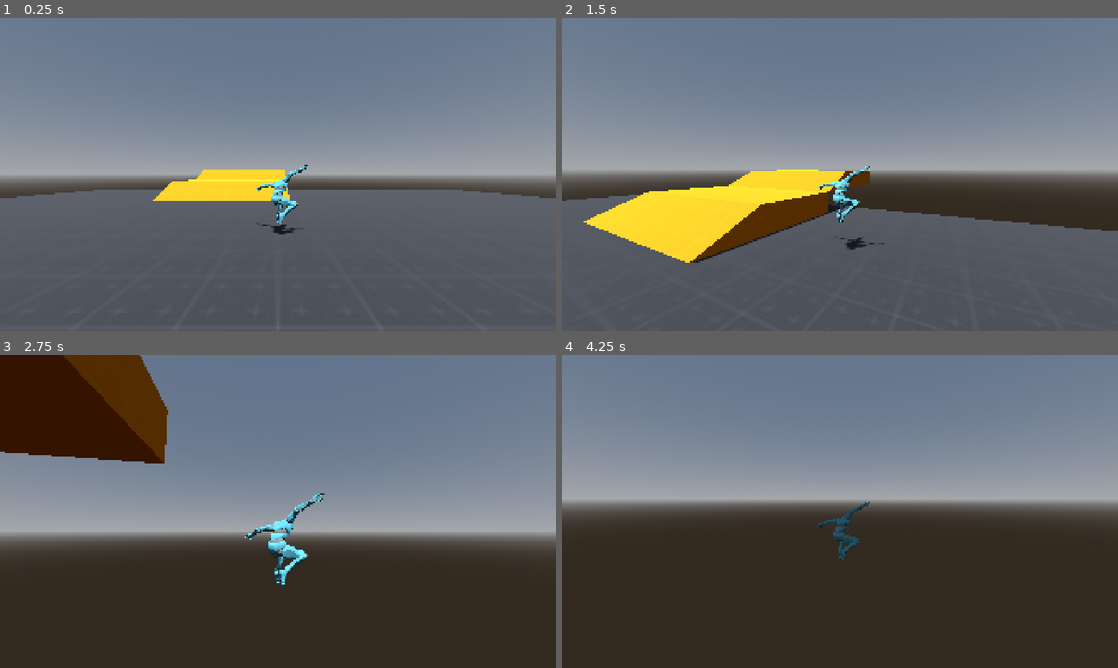
Above: before the commit, frames 1-4 (two rows, left to right).
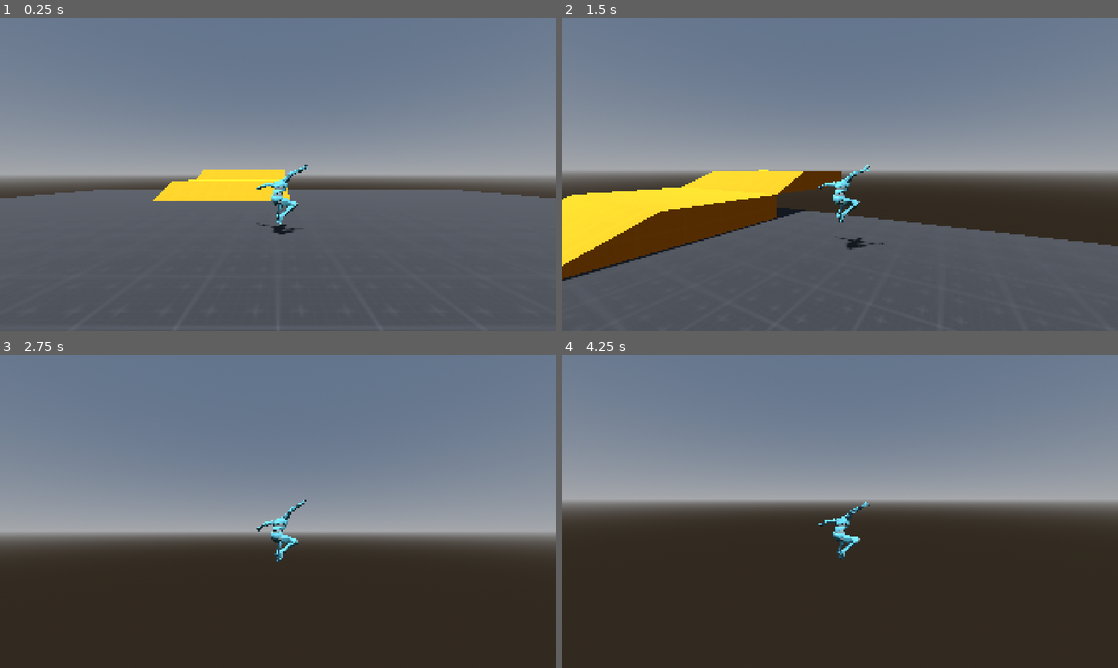
Above: after the commit, the same moments.

Repository: livemehere/3d-prototype
Game: Godot game, scene res://scenes/Main.tscn
The game is run twice, just before and just after one commit, with the same random seed, the same clock (stepped at 60 frames per second) and the same inputs.
Inputs (mouse positions are in pixels of both pictures, inside the frame that each line leads up to):
- Up to frame 1 (0.25 s): no input
- Up to frame 2 (1.5 s): move the mouse to (867, 174) at 0.52 s; hold W (move_forward) from 0.53 s (still down); tap Shift (dash) at 0.6, 1.35 s; tap Space (jump) at 0.77 s; move the mouse to (812, 174) at 1.27 s
- Up to frame 3 (2.75 s): keep holding W (move_forward); tap Space (jump) at 1.52 s; move the mouse to (289, 505) at 2.02 s; tap Shift (dash) at 2.1 s
- Up to frame 4 (4.25 s): keep holding W (move_forward); move the mouse to (834, 517) at 2.77 s; tap Shift (dash) at 2.85, 3.6 s; tap Space (jump) at 3.02, 3.77 s; move the mouse to (878, 514) at 3.52 s

The runs differ from the first frame. In frame 1, less than 0.1% of the frame differs, in the area x 46-56%, y 46-67%; in frame 2, 10%; in frame 3, 10%, in the area x 0-59%, y 0-74%; in frame 4, 0.3%.

Commit message:
player movement animtree

Diff:
--- a/entities/player/player.gd
+++ b/entities/player/player.gd
@@ -4,7 +4,7 @@
 @export var turn_speed := 30
 
 # smooth transition for when start/stop move
-@export var acceleration := 25.0
+@export var acceleration := 10.0
 @export var friction := 25.0
 
 # jump/gravity
@@ -29,6 +29,8 @@
 
 @export var model: Node3D
 @onready var anim_player: AnimationPlayer = $Model/AnimationPlayer
+@onready var anim_tree: AnimationTree = $Model/AnimationTree
+@onready var anim_state = anim_tree.get("parameters/playback")
 @onready var third_person_camera: Camera3D = $SpringArm3D/Camera3D
 
 var gravity = ProjectSettings.get_setting("physics/3d/default_gravity")
@@ -107,10 +109,10 @@
 		model.rotation.y = lerp_angle(model.rotation.y, target_angle, turn_speed * delta)
 
 	if velocity.y != 0:
-		anim_player.play("fall")
+		anim_state.travel("fall")
 	elif direction:
-		anim_player.play("run")
+		anim_state.travel("run")
 	else:
-		anim_player.play("idle")
+		anim_state.travel("idle")
 
 	move_and_slide()
--- a/entities/player/y_bot.tscn
+++ b/entities/player/y_bot.tscn
@@ -1,6 +1,52 @@
 [gd_scene format=3 uid="uid://c5u66e6obkn2g"]
 
 [ext_resource type="PackedScene" uid="uid://v87k2rnmmbkb" path="res://assets/models/Y-Bot.glb" id="1_llp81"]
+
+[sub_resource type="AnimationNodeAnimation" id="AnimationNodeAnimation_llp81"]
+animation = &"fall"
+
+[sub_resource type="AnimationNodeAnimation" id="AnimationNodeAnimation_s2cty"]
+animation = &"idle"
+
+[sub_resource type="AnimationNodeAnimation" id="AnimationNodeAnimation_j1a4h"]
+animation = &"run"
+
+[sub_resource type="AnimationNodeStateMachineTransition" id="AnimationNodeStateMachineTransition_fefd0"]
+xfade_time = 0.1
+
+[sub_resource type="Curve" id="Curve_s2cty"]
+_data = [Vector2(0.014925376, 0.014545441), 0.0, 3.432096, 0, 0, Vector2(0.98341626, 0.9909091), 0.047754448, 0.0, 0, 0]
+point_count = 2
+
+[sub_resource type="AnimationNodeStateMachineTransition" id="AnimationNodeStateMachineTransition_xj3o5"]
+xfade_time = 0.1
+xfade_curve = SubResource("Curve_s2cty")
+priority = 2
+
+[sub_resource type="AnimationNodeStateMachineTransition" id="AnimationNodeStateMachineTransition_llp81"]
+xfade_time = 0.1
+
+[sub_resource type="AnimationNodeStateMachineTransition" id="AnimationNodeStateMachineTransition_s2cty"]
+
+[sub_resource type="AnimationNodeStateMachineTransition" id="AnimationNodeStateMachineTransition_j1a4h"]
+xfade_time = 0.1
+
+[sub_resource type="AnimationNodeStateMachineTransition" id="AnimationNodeStateMachineTransition_50ro5"]
+xfade_time = 0.1
+
+[sub_resource type="AnimationNodeStateMachineTransition" id="AnimationNodeStateMachineTransition_1n8a3"]
+xfade_time = 0.1
+
+[sub_resource type="AnimationNodeStateMachine" id="AnimationNodeStateMachine_llp81"]
+states/End/position = Vector2(1043, 124.25)
+states/Start/position = Vector2(392, 123.25)
+states/fall/node = SubResource("AnimationNodeAnimation_llp81")
+states/fall/position = Vector2(731, 300.5)
+states/idle/node = SubResource("AnimationNodeAnimation_s2cty")
+states/idle/position = Vector2(612, 99.625)
+states/run/node = SubResource("AnimationNodeAnimation_j1a4h")
+states/run/position = Vector2(836.5, 91.4375)
+transitions = ["idle", "run", SubResource("AnimationNodeStateMachineTransition_fefd0"), "idle", "fall", SubResource("AnimationNodeStateMachineTransition_xj3o5"), "run", "idle", SubResource("AnimationNodeStateMachineTransition_llp81"), "Start", "idle", SubResource("AnimationNodeStateMachineTransition_s2cty"), "run", "fall", SubResource("AnimationNodeStateMachineTransition_j1a4h"), "fall", "run", SubResource("AnimationNodeStateMachineTransition_50ro5"), "fall", "idle", SubResource("AnimationNodeStateMachineTransition_1n8a3")]
 
 [node name="ModelRoot" unique_id=28245311 instance=ExtResource("1_llp81")]
 
@@ -8,20 +54,20 @@
 transform = Transform3D(-0.01, -8.7422775e-10, 0, 0, 0, -0.01, 8.7422775e-10, -0.01, 0, 0, 0, 0)
 
 [node name="Skeleton3D" parent="Armature" index="0" unique_id=445711851]
-bones/0/position = Vector3(0.26167607, -0.12629427, -98.995995)
-bones/0/rotation = Quaternion(-0.7278332, -0.053429227, 0.012382726, 0.6835575)
-bones/1/rotation = Quaternion(-0.03163082, 0.011397706, 0.022761362, 0.9991754)
-bones/2/rotation = Quaternion(0.010287534, 0.0011603417, 0.01381205, 0.99985105)
-bones/3/rotation = Quaternion(0.06755518, 0.0021543817, 0.013774801, 0.99761814)
-bones/4/rotation = Quaternion(0.051899977, -0.0008983579, 0.003926648, 0.9986442)
-bones/5/rotation = Quaternion(-0.06595737, 0.0119383875, -0.0014931838, 0.9977499)
-bones/7/rotation = Quaternion(-0.5982318, -0.43452534, 0.5076736, -0.4422375)
+bones/0/position = Vector3(-0.2494789, 0.51806694, -99.03926)
+bones/0/rotation = Quaternion(-0.7307332, -0.04784871, 0.01472962, 0.6808249)
+bones/1/rotation = Quaternion(-0.035133295, 0.013359112, 0.024779115, 0.9989861)
+bones/2/rotation = Quaternion(0.009272802, 0.0019276239, 0.014590153, 0.9998488)
+bones/3/rotation = Quaternion(0.06657972, 0.002971427, 0.014499163, 0.9976714)
+bones/4/rotation = Quaternion(0.04855741, -0.0019642422, 0.0053688367, 0.99880403)
+bones/5/rotation = Quaternion(-0.066760674, 0.010267037, -0.0021663955, 0.9977139)
+bones/7/rotation = Quaternion(-0.5922328, -0.44096082, 0.508705, -0.44275612)
 bones/8/position = Vector3(3.841915e-06, 12.922287, -9.936841e-06)
-bones/8/rotation = Quaternion(0.54345024, 0.18400523, 0.20301136, 0.7934672)
+bones/8/rotation = Quaternion(0.5520588, 0.18399365, 0.20344687, 0.7873925)
 bones/9/position = Vector3(1.2035962e-05, 27.404676, 2.7200258e-08)
-bones/9/rotation = Quaternion(1.4730837e-08, 2.6471742e-08, 0.012734965, 0.999919)
+bones/9/rotation = Quaternion(-8.719117e-08, -4.979861e-08, 0.01394323, 0.99990284)
 bones/10/position = Vector3(4.9854407e-07, 27.614447, 1.376945e-05)
-bones/10/rotation = Quaternion(0.04830459, -0.2848897, 0.026825272, 0.9569665)
+bones/10/rotation = Quaternion(0.053544346, -0.27804446, 0.025040502, 0.9587478)
 bones/11/rotation = Quaternion(0.20985986, -0.059561785, 0.20750426, 0.9536001)
 bones/12/position = Vector3(3.7550967e-06, 4.744968, -1.8723867e-06)
 bones/12/rotation = Quaternion(-0.14270748, 0.08659725, -0.24053374, 0.9561794)
@@ -55,13 +101,13 @@
 bones/29/rotation = Quaternion(0.14350031, 3.2819647e-05, -0.014477812, 0.98954445)
 bones/30/position = Vector3(5.1920665e-07, 2.9238663, 1.4582583e-06)
 bones/31/position = Vector3(-6.105697, 9.106349, 0.757076)
-bones/31/rotation = Quaternion(0.60011685, -0.43465632, 0.5242215, 0.41967312)
+bones/31/rotation = Quaternion(0.5989261, -0.4359643, 0.5247099, 0.41940686)
 bones/32/position = Vector3(1.3829566e-07, 12.922288, -5.0046365e-06)
-bones/32/rotation = Quaternion(0.46436504, -0.26297465, -0.23270455, 0.8130547)
+bones/32/rotation = Quaternion(0.4616061, -0.26483962, -0.23263493, 0.8140398)
 bones/33/position = Vector3(-3.0166998e-06, 27.404673, -2.5335048e-06)
-bones/33/rotation = Quaternion(3.7864623e-08, -1.4595114e-08, -0.058380693, 0.9982944)
+bones/33/rotation = Quaternion(1.5006655e-08, 1.7440733e-09, -0.057156123, 0.99836534)
 bones/34/position = Vector3(1.00784855e-05, 27.614464, 2.2026961e-06)
-bones/34/rotation = Quaternion(0.059025478, 0.17513946, -0.0059544016, 0.9827547)
+bones/34/rotation = Quaternion(0.054475904, 0.17391813, -0.003828552, 0.9832448)
 bones/35/rotation = Quaternion(0.21378542, 0.06537191, -0.22564735, 0.94821185)
 bones/36/position = Vector3(1.3709077e-06, 4.744967, -4.084266e-06)
 bones/36/rotation = Quaternion(-0.144092, -0.076172285, 0.27720702, 0.9468852)
@@ -95,11 +141,15 @@
 bones/53/position = Vector3(1.787818e-06, 2.5948446, -2.7321498e-06)
 bones/53/rotation = Quaternion(0.14377308, -1.4774537e-06, 0.011701596, 0.98954153)
 bones/54/position = Vector3(-1.1271874e-06, 2.9238644, 1.9882764e-06)
-bones/55/rotation = Quaternion(0.13600096, 0.078378804, 0.98449284, -0.078322425)
-bones/56/rotation = Quaternion(-0.13254319, -0.014469276, 0.032153577, 0.99055)
-bones/57/rotation = Quaternion(0.53447104, -0.021695418, -0.027452005, 0.8444623)
+bones/55/rotation = Quaternion(0.13548249, 0.06426902, 0.9858913, -0.07438122)
+bones/56/rotation = Quaternion(-0.120653264, -0.013329155, 0.032524314, 0.9920722)
+bones/57/rotation = Quaternion(0.5312165, -0.022655735, -0.02911656, 0.84643257)
 bones/58/rotation = Quaternion(0.26934385, -0.03237569, -0.014591709, 0.9623892)
-bones/60/rotation = Quaternion(-0.090266004, -0.016730182, 0.995415, -0.026855748)
-bones/61/rotation = Quaternion(-0.0740945, 0.0840279, -0.024555262, 0.9934014)
-bones/62/rotation = Quaternion(0.56543964, 0.011345383, -0.008515956, 0.82466763)
-bones/63/rotation = Quaternion(0.2890856, 0.031890567, 0.0140794525, 0.9566683)
+bones/60/rotation = Quaternion(-0.09318975, -0.022933125, 0.9951301, -0.02249011)
+bones/61/rotation = Quaternion(-0.0779177, 0.084158406, -0.02514826, 0.993083)
+bones/62/rotation = Quaternion(0.57128364, 0.011665061, -0.008719785, 0.8206236)
+bones/63/rotation = Quaternion(0.28609344, 0.03190481, 0.014138723, 0.95756614)
+
+[node name="AnimationTree" type="AnimationTree" parent="." index="2" unique_id=411279444]
+tree_root = SubResource("AnimationNodeStateMachine_llp81")
+anim_player = NodePath("../AnimationPlayer")
